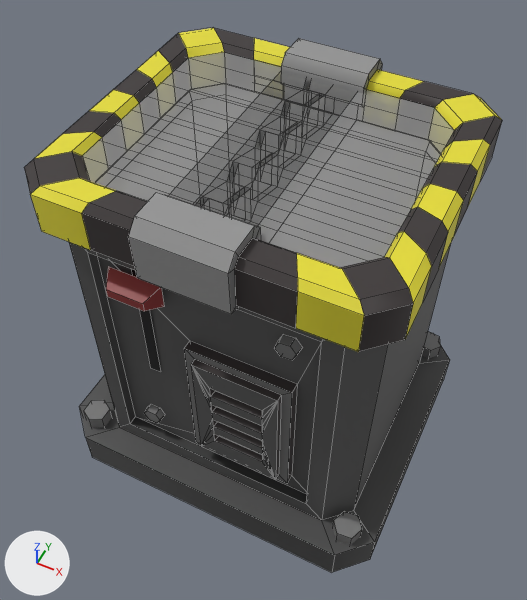
The FBX model Assets/Art/Models/Furniture/Machines/Atmospherics/disposal bin.fbx: old version first, new version second.
One viewpoint serves both versions: a 50 mm lens placed at (0.433, -0.897, 1.489), pointed at (-0.008, -0.016, 0.387). Lighting does not change. The marker at lower left points along +X, +Y and +Z. Mesh edges are drawn as thin lines. Where no turn or scale is listed for an object, it has been applied to the vertices. Vertices at the same position are counted once.

The older version as bpy lines, for what is in view:
```python
me_disposalsbin_001 = bpy.data.meshes.new('DisposalsBin.001')
me_disposalsbin_001.from_pydata(...)  # 476 vertices, 401 faces; spans x -0.357..0.357, y -0.313..0.313, z 0.0..0.793
me_disposalsbin_001.materials.append(mat_palette05)  # picture img_palette05_png
me_disposalsbin_002 = bpy.data.meshes.new('DisposalsBin.002')
me_disposalsbin_002.from_pydata(...)  # 96 vertices, 96 faces; spans x -0.024..0.316, y -0.218..0.218, z 0.696..0.763
me_disposalsbin_002.materials.append(mat_palette05_001)
me_disposalsbin_003 = bpy.data.meshes.new('DisposalsBin.003')
me_disposalsbin_003.from_pydata(...)  # 92 vertices, 92 faces; spans x -0.317..0.012, y -0.218..0.218, z 0.696..0.763
me_disposalsbin_003.materials.append(mat_palette05_001)
ob_disposal_bin = bpy.data.objects.new('Disposal Bin', me_disposalsbin_001)
ob_disposal_bin.location = (0.0, 0.0, 0.0)
ob_disposal_bin_lid_l = bpy.data.objects.new('Disposal Bin Lid L', me_disposalsbin_002)
ob_disposal_bin_lid_l.location = (0.0, 0.0, 0.0)
ob_disposal_bin_lid_r = bpy.data.objects.new('Disposal Bin Lid R', me_disposalsbin_003)
ob_disposal_bin_lid_r.location = (0.0, 0.0, 0.0)
```
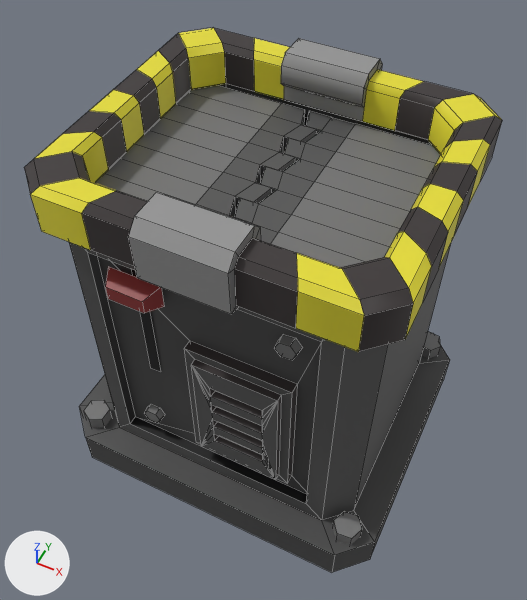
Pixel boxes (x1, y1, x2, y2) of what changed, in the pictures (527 x 600 px):
'Disposal Bin Lid L', recoloured, reshaped (not visible before): after (234, 111, 440, 268)
'Disposal Bin Lid R', reshaped (not visible before): after (96, 86, 317, 222)

What the commit changed:
me_disposalsbin_002 is used by ob_disposal_bin_lid_l; location (0.0, 0.0, 0.0).
me_disposalsbin_002 had 96 vertices, 96 faces and spanned x -0.024..0.316, y -0.218..0.218, z 0.696..0.763.
me_disposalsbin_002 no longer uses material mat_palette05_001.
me_disposalsbin_002 now has 96 vertices, 96 faces and spans x -0.032..0.283, y -0.213..0.213, z 0.623..0.69.
me_disposalsbin_002 part 1: 96 of 96 vertices moved; they spanned x -0.024..0.316, y -0.218..0.218, z 0.696..0.763 and now span x -0.032..0.283, y -0.213..0.213, z 0.623..0.69; mean shift (-0.013, 0.0, -0.073); largest move (0.316, -0.218, 0.763) -> (0.283, -0.213, 0.69).
me_disposalsbin_002 now uses material mat_palette05 (picture img_palette05_png).
me_disposalsbin_003 is used by ob_disposal_bin_lid_r; location (0.0, 0.0, 0.0).
me_disposalsbin_003 had 92 vertices, 92 faces and spanned x -0.317..0.012, y -0.218..0.218, z 0.696..0.763.
me_disposalsbin_003 no longer uses material mat_palette05_001.
me_disposalsbin_003 now has 76 vertices, 74 faces and spans x -0.291..0.012, y -0.213..0.213, z 0.623..0.69.
me_disposalsbin_003 part 2: the whole mesh is rebuilt.
me_disposalsbin_003 now uses material mat_palette05 (picture img_palette05_png).
